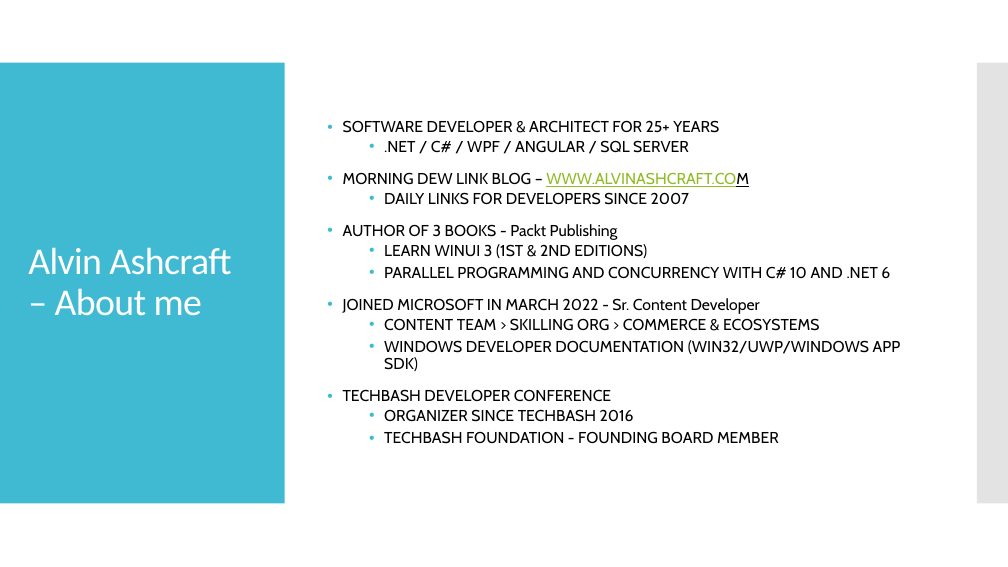
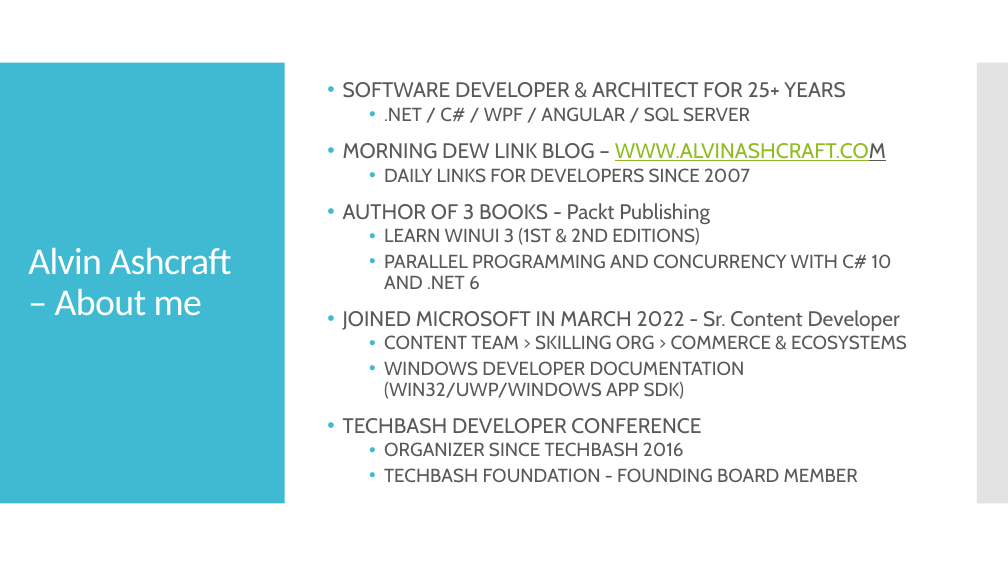
Before and after one commit to alvinashcraft/speaking, a slide deck: slide 2 of 2024/0320_BostonDotNetArch/GetStartedWithWinUI3.pptx. Drawn at 1008x567 pixels with LibreOffice and Linux fonts; fonts in the diff are those of the drawing; background and template pictures are left out. Boxes give left, top, right and bottom in pixels: in the first picture for what was removed or moved away, otherwise in the second. Text is boxed around its words. In the diff, an @@ line names an element or a change of style, - is before the commit and + after.

```diff
--- a/2024/0320_BostonDotNetArch/GetStartedWithWinUI3.pptx
+++ b/2024/0320_BostonDotNetArch/GetStartedWithWinUI3.pptx
@@ rectangle added at <box>0,0,1008,567</box>, fill #FFFFFF @@
@@ text "SOFTWARE DEVELOPER & ARCHITECT FOR ..." at <box>343,82,907,483</box>: size 15 to 20 pt in "SOFTWARE DEVELOPER & ARCHITECT FOR 25+ YEARS", "MORNING DEW LINK BLOG – WWW.ALVINASHCRAFT.COM", "AUTHOR OF 3 BOOKS - Packt Publishing", "JOINED MICROSOFT IN MARCH 2022 - Sr. ..." and 1 more places; text colour #000000 to #595959; size 15 to 18 pt in ".NET / C# / WPF / ANGULAR ...", "DAILY LINKS FOR DEVELOPERS SINCE 2007", "LEARN WINUI 3 (1ST & 2ND EDITIONS)", "PARALLEL PROGRAMMING AND CONCURRENCY WITH C# 10 ..." and 4 more places @@
```
Also in this commit, not shown: 1 other slide changed, 2 slides added.
